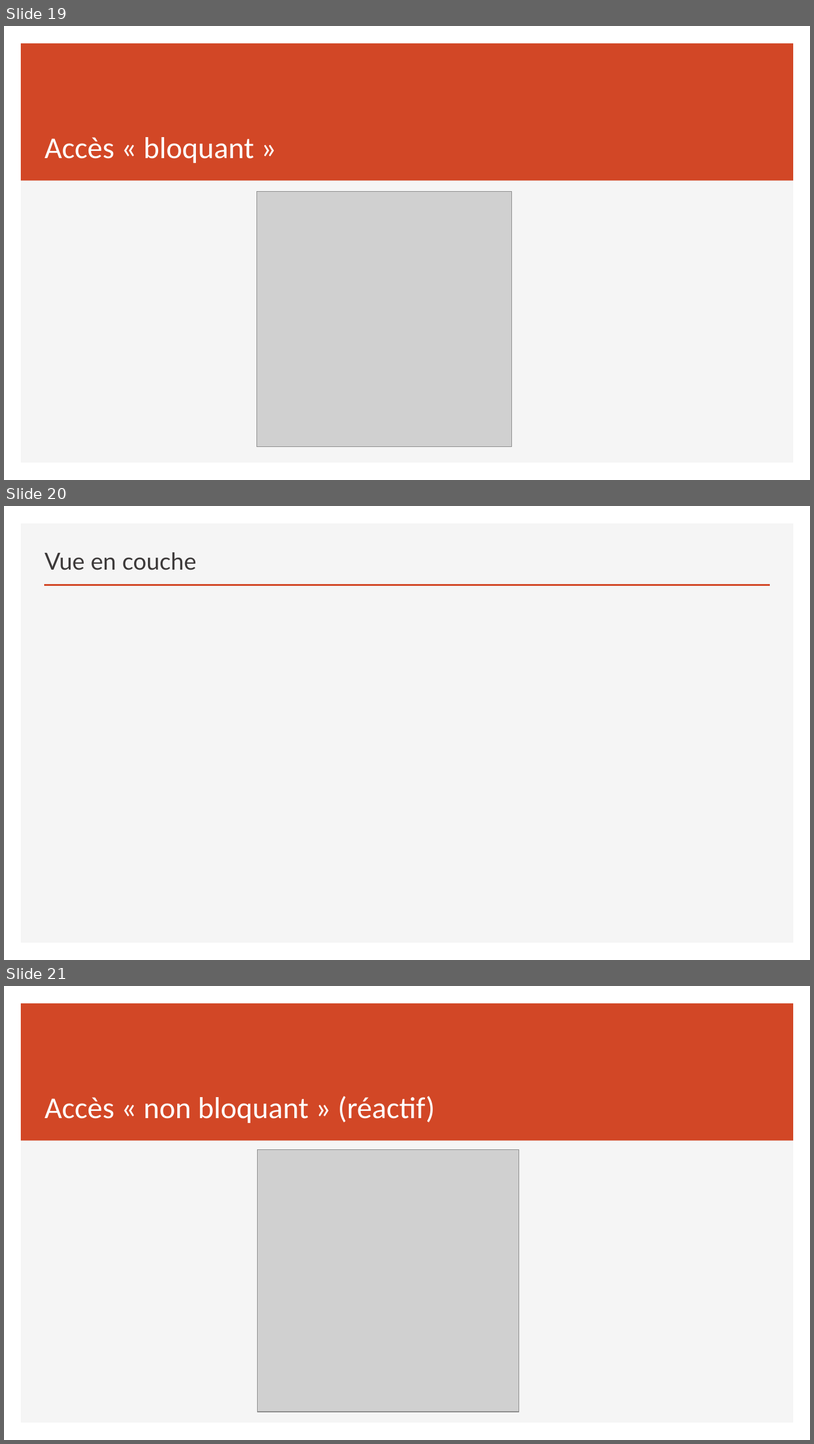
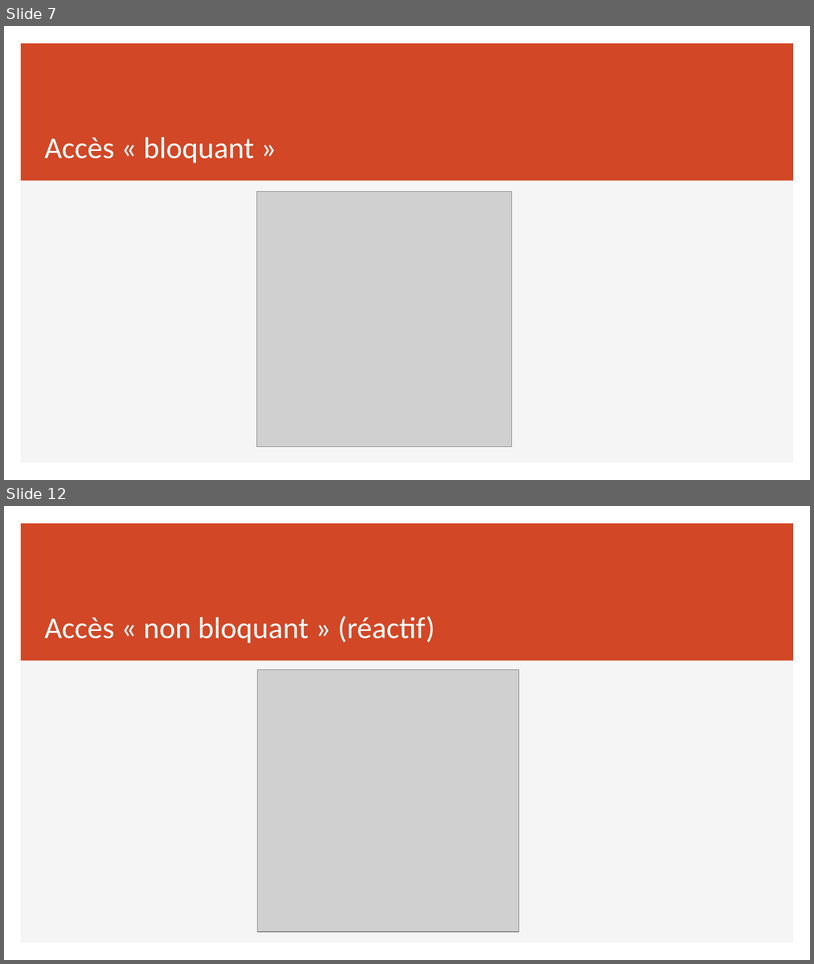
Before and after one commit to sebzuki/webflux-vs-web, a slide deck: REACTIVE.pptx. Shown one above the other, each under a label of ours: slides 19, 20 and 21 before the commit, slides 7 and 12 after it; the slides between them are not shown. The pictures are 814x1444 and 814x964 pixels, drawn with LibreOffice and Linux fonts; fonts in the diff are those of the drawing; grey boxes stand for pictures. Boxes give left, top, right and bottom in pixels: in the first picture for what was removed or moved away, otherwise in the second. Text is boxed around its words. In the diff, an @@ line names an element or a change of style, - is before the commit and + after.

```diff
--- a/REACTIVE.pptx
+++ b/REACTIVE.pptx
@@ slide 20 removed at (4, 506, 810, 960), background #FFFFFF; not listed: 1 template element that a slide beside it also shows @@
@@ title removed at (45, 552, 197, 570) @@
-Vue en couche
@@ line removed from (44, 585) to (770, 585) @@
@@ what was slide 19 is now slide 7 @@
@@ what was slide 21 is now slide 12 @@
```
Also in this commit, not shown: 7 slides changed, 29 slides added, 9 other slides removed, 33 other files.
